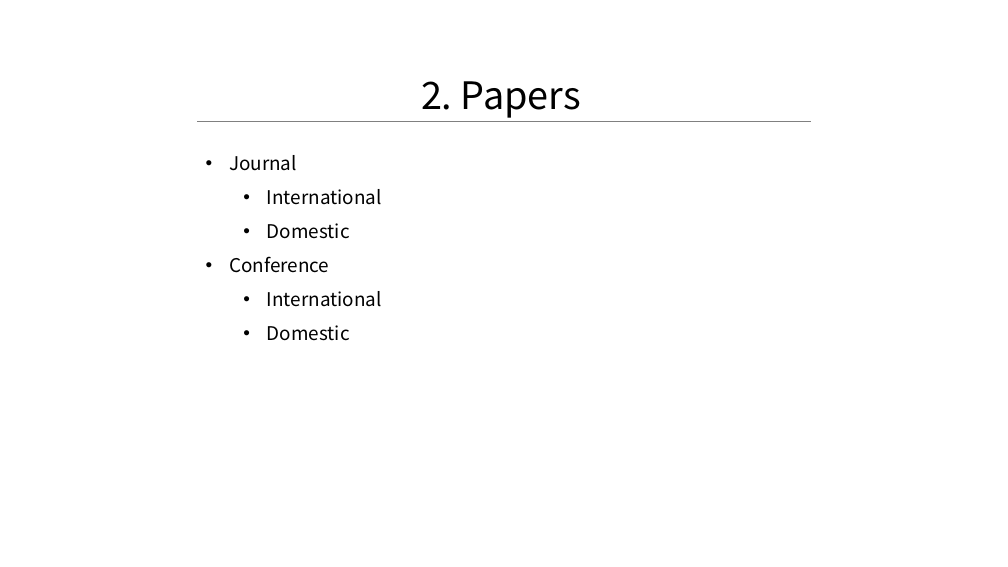
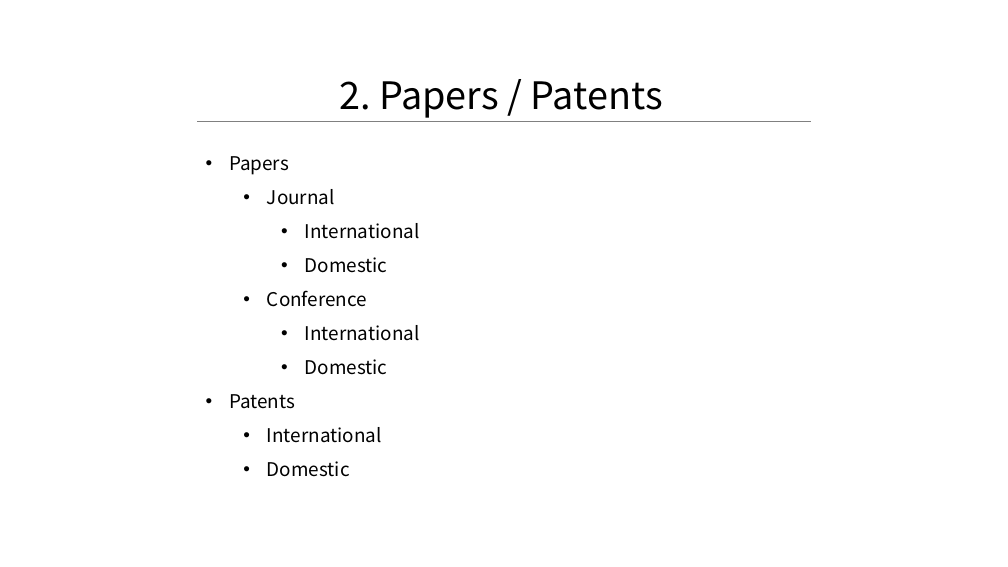
Before and after one commit to arbc139/portfolio, a slide deck: slide 36 of pptx/Portfolio.pptx. Drawn at 1008x567 pixels with LibreOffice and Linux fonts; fonts in the diff are those of the drawing. Boxes give left, top, right and bottom in pixels: in the first picture for what was removed or moved away, otherwise in the second. Text is boxed around its words. In the diff, an @@ line names an element or a change of style, - is before the commit and + after.

Commit message:
Adds patent, paper infos to portfolio.

```diff
--- a/pptx/Portfolio.pptx
+++ b/pptx/Portfolio.pptx
@@ text at [339, 81, 663, 118]: text changed @@
-2. Papers
+2. Papers / Patents
@@ text at [229, 156, 289, 175]: paragraph added @@
+• Papers
@@ text at [267, 189, 420, 375]: list level 1 to 2 in "Journal"; list level 2 to 3 in "International"; list level 2 to 3 in "Domestic"; list level 1 to 2 in "Conference" @@
@@ text at [229, 394, 382, 477]: paragraphs added @@
+• Patents
+  • International
+  • Domestic
```
Also in this commit, not shown: 2 other slides changed, 1 slide added, 3 other files.
